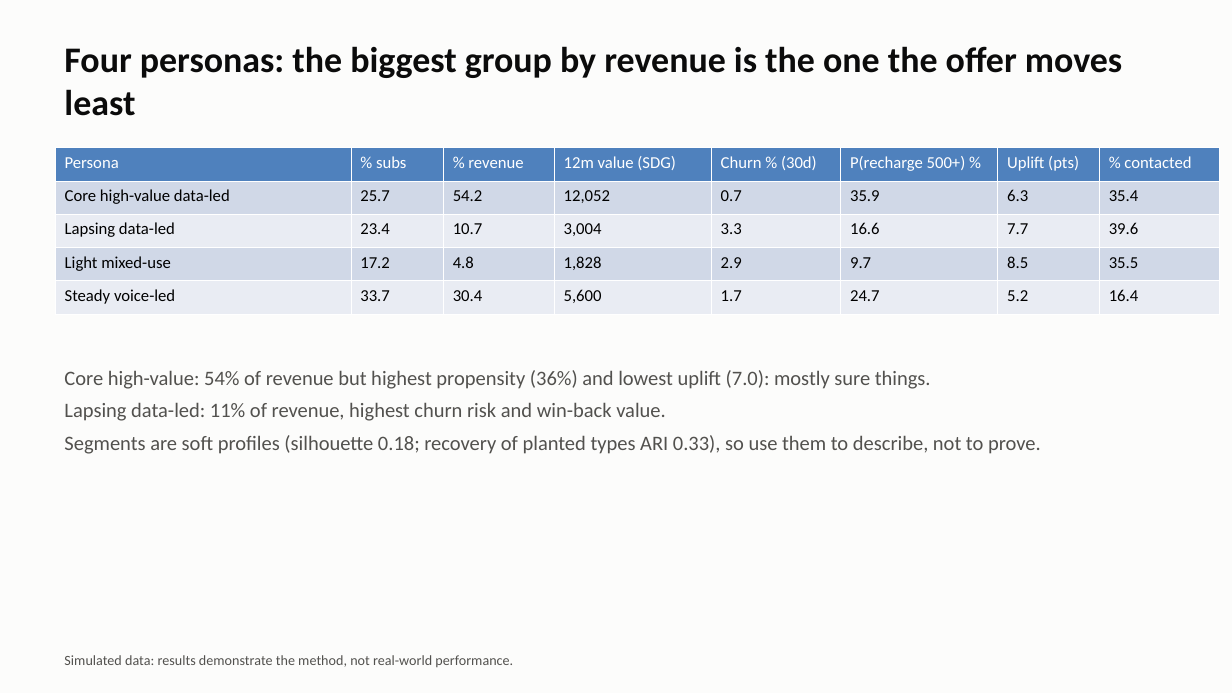
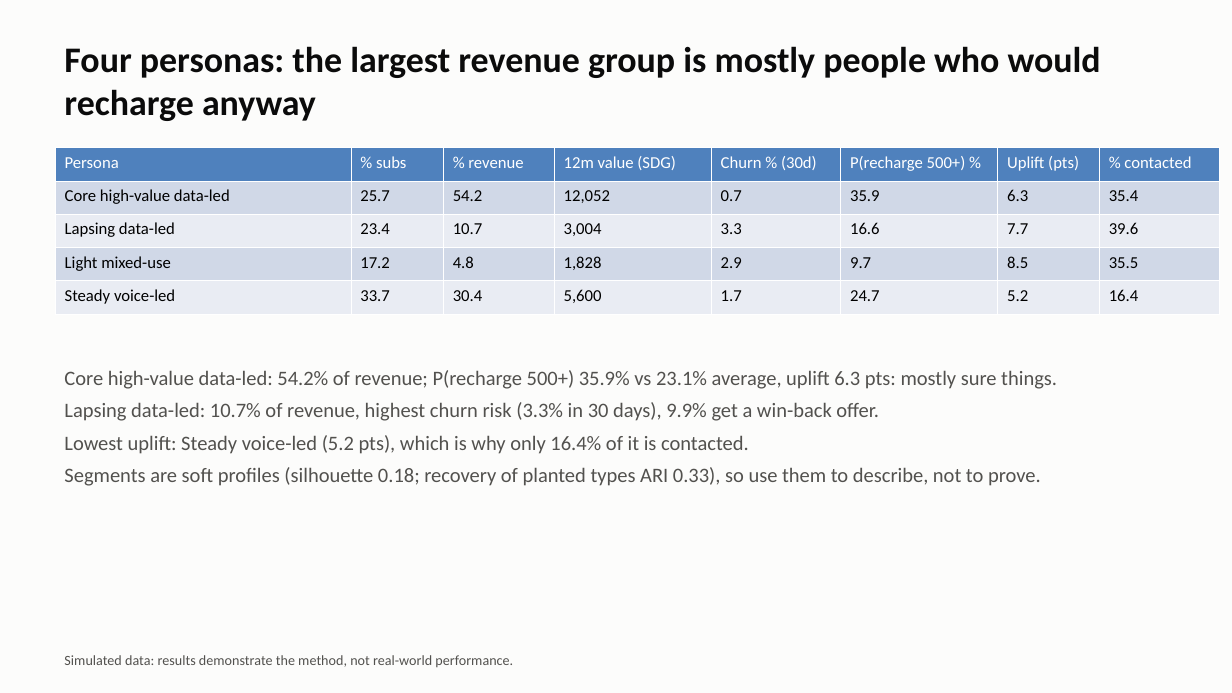
Before and after one commit to omnia077/customer-value-next-best-action, a slide deck: slide 2 of docs/customer_value_deck.pptx. Drawn at 1232x693 pixels with LibreOffice and Linux fonts; fonts in the diff are those of the drawing. Boxes give left, top, right and bottom in pixels: in the first picture for what was removed or moved away, otherwise in the second. Text is boxed around its words. In the diff, an @@ line names an element or a change of style, - is before the commit and + after.

Commit message:
Improve dashboard and deck after visual review
Deep links, 2x2 persona panels, robustness table, whole-number formatting; deck text generated from data (fixes stale 'lowest uplift' claim), rounded totals, bold headings.

```diff
--- a/docs/customer_value_deck.pptx
+++ b/docs/customer_value_deck.pptx
@@ text at bbox=[64, 46, 1101, 121]: text changed @@
-Four personas: the biggest group by revenue is the one the offer moves least
+Four personas: the largest revenue group is mostly people who would recharge anyway
@@ text at bbox=[64, 370, 1057, 454]: text changed @@
-Core high-value: 54% of revenue but highest propensity (36%) and lowest uplift (7.0): mostly sure things.
-Lapsing data-led: 11% of revenue, highest churn risk and win-back value.
+Core high-value data-led: 54.2% of revenue; P(recharge 500+) 35.9% vs 23.1% average, uplift 6.3 pts: mostly sure things.
+Lapsing data-led: 10.7% of revenue, highest churn risk (3.3% in 30 days), 9.9% get a win-back offer.
+Lowest uplift: Steady voice-led (5.2 pts), which is why only 16.4% of it is contacted.
```
Also in this commit, not shown: 3 other slides changed, 6 other files.
